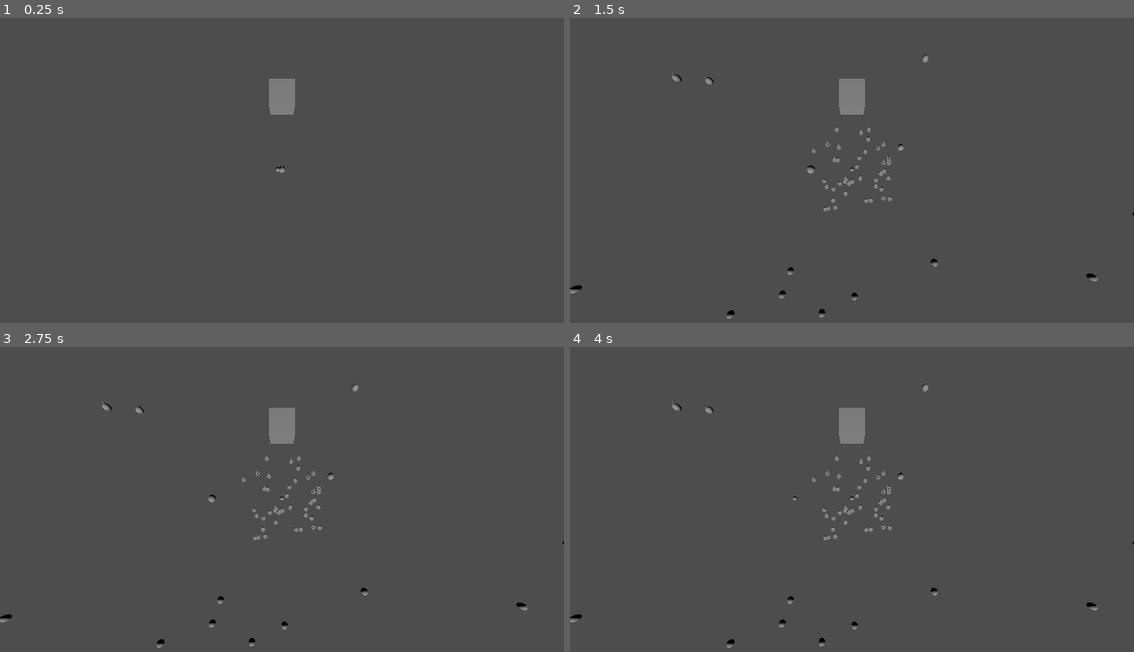
Above: before the commit, frames 1-4 (two rows, left to right).
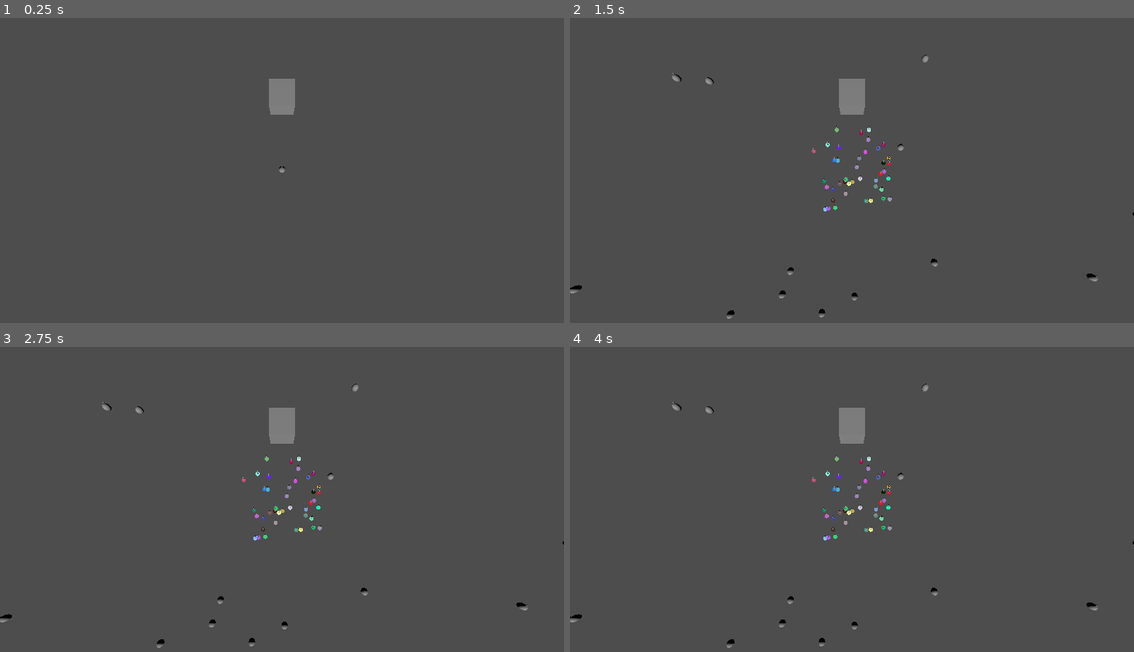
Above: after the commit, the same moments.

Repository: EloiStree/2025_11_01_gdp_artillery_net_bullets
Game: Godot game, scene res://scene/demo/demo_artillery_path.tscn
Same seed, same stepped clock (60 frames per second), same inputs: the game is played once before the commit and once after it. Before the commit the project starts from res://addons/2025_11_01_gdp_artillery_net_bullets/scene/demo/demo_artillery_path.tscn.
Inputs:
- Up to frame 1 (0.25 s): no input
- Up to frame 2 (1.5 s): tap Enter at 0.5 s
- Up to frame 3 (2.75 s): no input
- Up to frame 4 (4 s): tap Space at 2.75 s

The runs differ from the first frame. In frame 1, less than 0.1% of the frame differs, in the area x 48-50%, y 48-51%; in frame 2, 0.3%, in the area x 42-58%, y 36-64%; in frame 3, 0.3%; in frame 4, 0.3%.

Commit message:
Move the project at root for submodule

Diff:
--- a/icon.svg
+++ /dev/null
@@ -1 +0,0 @@
-<svg xmlns="http://www.w3.org/2000/svg" width="128" height="128"><rect width="124" height="124" x="2" y="2" fill="#363d52" stroke="#212532" stroke-width="4" rx="14"/><g fill="#fff" transform="translate(12.322 12.322)scale(.101)"><path d="M105 673v33q407 354 814 0v-33z"/><path fill="#478cbf" d="m105 673 152 14q12 1 15 14l4 67 132 10 8-61q2-11 15-15h162q13 4 15 15l8 61 132-10 4-67q3-13 15-14l152-14V427q30-39 56-81-35-59-83-108-43 20-82 47-40-37-88-64 7-51 8-102-59-28-123-42-26 43-46 89-49-7-98 0-20-46-46-89-64 14-123 42 1 51 8 102-48 27-88 64-39-27-82-47-48 49-83 108 26 42 56 81zm0 33v39c0 276 813 276 814 0v-39l-134 12-5 69q-2 10-14 13l-162 11q-12 0-16-11l-10-65H446l-10 65q-4 11-16 11l-162-11q-12-3-14-13l-5-69z"/><path d="M483 600c0 34 58 34 58 0v-86c0-34-58-34-58 0z"/><circle cx="725" cy="526" r="90"/><circle cx="299" cy="526" r="90"/></g><g fill="#414042" transform="translate(12.322 12.322)scale(.101)"><circle cx="307" cy="532" r="60"/><circle cx="717" cy="532" r="60"/></g></svg>
--- a/project.godot
+++ b/project.godot
@@ -12,8 +12,7 @@
 
 config/name="2025_11_01_gdp_artillery_net_bullets"
 run/main_scene="uid://bcoa400fwy8ny"
-config/features=PackedStringArray("4.4", "GL Compatibility")
-config/icon="res://icon.svg"
+config/features=PackedStringArray("4.5", "GL Compatibility")
 
 [rendering]
 
--- a/addons/2025_11_01_gdp_artillery_net_bullets/scene/demo/demo_artillery_path.tscn
+++ b/scene/demo/demo_artillery_path.tscn
@@ -1,9 +1,9 @@
 [gd_scene load_steps=7 format=3 uid="uid://bcoa400fwy8ny"]
 
-[ext_resource type="Script" uid="uid://qo2k88opd5xx" path="res://addons/2025_11_01_gdp_artillery_net_bullets/scripts/debug_bullet_position.gd.gd" id="2_bmmgp"]
-[ext_resource type="PackedScene" uid="uid://bnhmctaxyis83" path="res://addons/2025_11_01_gdp_artillery_net_bullets/scene/element/basic_turret.tscn" id="2_u4so0"]
-[ext_resource type="Script" uid="uid://dlnw5libbjrwt" path="res://addons/2025_11_01_gdp_artillery_net_bullets/scripts/node_basic_turret_from_keyboard.gd" id="3_u4so0"]
-[ext_resource type="Script" uid="uid://bk53sbllfu8gv" path="res://addons/2025_11_01_gdp_artillery_net_bullets/scripts/static/ballistic_bullet_singleton_event.gd" id="5_xk2vf"]
+[ext_resource type="Script" uid="uid://qo2k88opd5xx" path="res://scripts/debug_bullet_position.gd.gd" id="2_bmmgp"]
+[ext_resource type="PackedScene" uid="uid://bnhmctaxyis83" path="res://scene/element/basic_turret.tscn" id="2_u4so0"]
+[ext_resource type="Script" uid="uid://dlnw5libbjrwt" path="res://scripts/node_basic_turret_from_keyboard.gd" id="3_u4so0"]
+[ext_resource type="Script" uid="uid://bk53sbllfu8gv" path="res://scripts/static/ballistic_bullet_singleton_event.gd" id="5_xk2vf"]
 
 [sub_resource type="SphereMesh" id="SphereMesh_d454v"]
 
@@ -19,38 +19,9 @@
 [node name="DirectionalLight3D" type="DirectionalLight3D" parent="."]
 transform = Transform3D(1, 0, 0, 0, 0.724701, 0.689063, 0, -0.689063, 0.724701, 0, 1.00641, 0.416973)
 
-[node name="NodePath" type="Node3D" parent="."]
-
-[node name="MeshInstance3D" type="MeshInstance3D" parent="NodePath"]
-transform = Transform3D(0.1, 0, 0, 0, 0.1, 0, 0, 0, 0.1, 0, 0, 0)
-mesh = SubResource("SphereMesh_d454v")
-
-[node name="MeshInstance3D2" type="MeshInstance3D" parent="NodePath"]
-transform = Transform3D(0.1, 0, 0, 0, 0.1, 0, 0, 0, 0.1, 0, 0, 0)
-mesh = SubResource("SphereMesh_d454v")
-
-[node name="MeshInstance3D3" type="MeshInstance3D" parent="NodePath"]
-transform = Transform3D(0.1, 0, 0, 0, 0.1, 0, 0, 0, 0.1, 0, 0, 0)
-mesh = SubResource("SphereMesh_d454v")
-
-[node name="MeshInstance3D4" type="MeshInstance3D" parent="NodePath"]
-transform = Transform3D(0.1, 0, 0, 0, 0.1, 0, 0, 0, 0.1, 0, 0, 0)
-mesh = SubResource("SphereMesh_d454v")
-
-[node name="MeshInstance3D5" type="MeshInstance3D" parent="NodePath"]
-transform = Transform3D(0.1, 0, 0, 0, 0.1, 0, 0, 0, 0.1, 0, 0, 0)
-mesh = SubResource("SphereMesh_d454v")
-
-[node name="MeshInstance3D6" type="MeshInstance3D" parent="NodePath"]
-transform = Transform3D(0.1, 0, 0, 0, 0.1, 0, 0, 0, 0.1, 0, 0, 0)
-mesh = SubResource("SphereMesh_d454v")
-
-[node name="MeshInstance3D7" type="MeshInstance3D" parent="NodePath"]
-transform = Transform3D(0.1, 0, 0, 0, 0.1, 0, 0, 0, 0.1, 0, 0, 0)
-mesh = SubResource("SphereMesh_d454v")
-
-[node name="NodeBullet" type="Node3D" parent="." node_paths=PackedStringArray("bullet_debug_node", "muzzle_debug_node")]
+[node name="NodeBulletDebugPosition" type="Node3D" parent="." node_paths=PackedStringArray("bullet_debug_node", "muzzle_debug_node")]
 transform = Transform3D(1, 0, 0, 0, 1, 0, 0, 0, 1, -0.00340962, 0.00321364, 0.00547457)
+visible = false
 script = ExtResource("2_bmmgp")
 initial_velocity_meter_per_second = 20
 elevation_degree = 80.0
@@ -62,18 +33,18 @@
 debug_time = 5.0
 use_air_resistance = true
 
-[node name="Node3DBullets" type="Node3D" parent="NodeBullet"]
+[node name="Node3DBullets" type="Node3D" parent="NodeBulletDebugPosition"]
 transform = Transform3D(1, 0, 0, 0, 1, 0, 0, 0, 1, 0.00306861, 1.39563, -1.0691)
 
-[node name="MeshInstance3D" type="MeshInstance3D" parent="NodeBullet/Node3DBullets"]
+[node name="MeshInstance3D" type="MeshInstance3D" parent="NodeBulletDebugPosition/Node3DBullets"]
 transform = Transform3D(0.1, 0, 0, 0, 0.1, 0, 0, 0, 0.1, 0, 0, 0)
 mesh = SubResource("SphereMesh_d454v")
 skeleton = NodePath("../..")
 
-[node name="Node3DMuzzle" type="Node3D" parent="NodeBullet"]
+[node name="Node3DMuzzle" type="Node3D" parent="NodeBulletDebugPosition"]
 transform = Transform3D(1, 0, 0, 0, 1, 0, 0, 0, 1, 0.00306866, -0.00289228, -0.00492711)
 
-[node name="MeshInstance3D" type="MeshInstance3D" parent="NodeBullet/Node3DMuzzle"]
+[node name="MeshInstance3D" type="MeshInstance3D" parent="NodeBulletDebugPosition/Node3DMuzzle"]
 transform = Transform3D(0.1, 0, 0, 0, 0.1, 0, 0, 0, 0.1, 0, 0, 0)
 mesh = SubResource("SphereMesh_d454v")
 skeleton = NodePath("../..")
--- a/addons/2025_11_01_gdp_artillery_net_bullets/scene/element/basic_turret.tscn
+++ b/scene/element/basic_turret.tscn
@@ -1,11 +1,11 @@
 [gd_scene load_steps=8 format=3 uid="uid://bnhmctaxyis83"]
 
-[ext_resource type="Script" uid="uid://c0syqqw7p006s" path="res://addons/2025_11_01_gdp_artillery_net_bullets/scripts/node_basic_turret.gd" id="1_bwc7m"]
-[ext_resource type="Script" uid="uid://bkmhla4fl08q7" path="res://addons/2025_11_01_gdp_artillery_net_bullets/scripts/debug_line/debug_ballistic_line_3D.gd" id="3_bwc7m"]
-[ext_resource type="PackedScene" uid="uid://jd5at4agyn4q" path="res://addons/2025_11_01_gdp_artillery_net_bullets/scene/element/cannon_3d_greybox_view.tscn" id="3_c4gbo"]
-[ext_resource type="Script" uid="uid://cvtldp3c0xr8w" path="res://addons/2025_11_01_gdp_artillery_net_bullets/scripts/debug_line/bode_basic_turret_curve_evaluation.gd" id="4_kyclw"]
-[ext_resource type="Script" uid="uid://cckvayvklte5t" path="res://addons/2025_11_01_gdp_artillery_net_bullets/scripts/unstore/single_ballistic_bullet.gd" id="5_c4gbo"]
-[ext_resource type="Script" uid="uid://c26flx4gwf457" path="res://addons/2025_11_01_gdp_artillery_net_bullets/scripts/static/ballistic_bullet_singleton_pusher.gd" id="6_e887n"]
+[ext_resource type="Script" uid="uid://c0syqqw7p006s" path="res://scripts/node_basic_turret.gd" id="1_bwc7m"]
+[ext_resource type="Script" uid="uid://bkmhla4fl08q7" path="res://scripts/debug_line/debug_ballistic_line_3D.gd" id="3_bwc7m"]
+[ext_resource type="PackedScene" uid="uid://jd5at4agyn4q" path="res://scene/element/cannon_3d_greybox_view.tscn" id="3_c4gbo"]
+[ext_resource type="Script" uid="uid://cvtldp3c0xr8w" path="res://scripts/debug_line/bode_basic_turret_curve_evaluation.gd" id="4_kyclw"]
+[ext_resource type="Script" uid="uid://cckvayvklte5t" path="res://scripts/unstore/single_ballistic_bullet.gd" id="5_c4gbo"]
+[ext_resource type="Script" uid="uid://c26flx4gwf457" path="res://scripts/static/ballistic_bullet_singleton_pusher.gd" id="6_e887n"]
 
 [sub_resource type="SphereMesh" id="SphereMesh_c4gbo"]
 
@@ -51,6 +51,8 @@
 [node name="PushBulletNotification" type="Node" parent="."]
 script = ExtResource("6_e887n")
 
+[node name="SetGlobalColor" type="Node" parent="."]
+
 [connection signal="on_fire_bullet_requested" from="." to="SingleBallisticBullet" method="fire_bullet_basic_anonymous"]
 [connection signal="on_turret_position_changed" from="." to="CannonView3D" method="set_cannon_position"]
 [connection signal="on_turret_rotation_changed" from="." to="CannonView3D" method="set_cannon_rotation"]
--- a/addons/2025_11_01_gdp_artillery_net_bullets/scene/element/cannon_3d_greybox_view.tscn
+++ b/scene/element/cannon_3d_greybox_view.tscn
@@ -1,6 +1,7 @@
-[gd_scene load_steps=6 format=3 uid="uid://jd5at4agyn4q"]
+[gd_scene load_steps=7 format=3 uid="uid://jd5at4agyn4q"]
 
-[ext_resource type="Script" uid="uid://d3if082glgs76" path="res://addons/2025_11_01_gdp_artillery_net_bullets/scripts/debug_cannon_3d_view.gd" id="1_336hf"]
+[ext_resource type="Script" uid="uid://d3if082glgs76" path="res://scripts/debug_cannon_3d_view.gd" id="1_336hf"]
+[ext_resource type="Script" uid="uid://dc4uedumi5nxj" path="res://scripts/unstore/set_mesh_instance_3d_color.gd" id="2_hrymv"]
 
 [sub_resource type="CylinderMesh" id="CylinderMesh_336hf"]
 
@@ -46,3 +47,7 @@
 [node name="Meter1X1" type="MeshInstance3D" parent="."]
 visible = false
 mesh = SubResource("BoxMesh_336hf")
+
+[node name="SetGlobalColor" type="Node" parent="." node_paths=PackedStringArray("mesh_instance_to_affect")]
+script = ExtResource("2_hrymv")
+mesh_instance_to_affect = [NodePath("../CannonBase")]
--- a/addons/2025_11_01_gdp_artillery_net_bullets/scripts/debug_cannon_3d_view.gd
+++ b/scripts/debug_cannon_3d_view.gd
@@ -13,6 +13,10 @@
 @export var node_muzzle_to_move_3d: Node3D
 @export var node_cannon_scaled_tube_middle_3d: Node3D
 
+signal on_set_global_color(given_color:Color)
+
+func set_global_color(given_color:Color):
+	on_set_global_color.emit(given_color)
 
 
 func _process(delta: float) -> void:
--- /dev/null
+++ b/scripts/unstore/set_mesh_instance_3d_color.gd
@@ -0,0 +1,65 @@
+class_name SetMeshInstance3DColor
+extends Node
+
+@export var materials_to_affect: Array[Material] = []
+@export var mesh_instance_to_affect: Array[MeshInstance3D] = []
+
+@export var color_to_set := Color.RED
+@export var use_random_color_at_ready: bool = true
+
+
+func set_color(given_color: Color) -> void:
+	# Directly assigned materials
+	for mat in materials_to_affect:
+		if mat is StandardMaterial3D:
+			mat.albedo_color = given_color
+		elif mat is ShaderMaterial:
+			mat.set_shader_parameter("albedo_color", given_color)
+
+	# MeshInstance3D materials
+	for mi in mesh_instance_to_affect:
+		if not mi or not mi.mesh:
+			continue
+
+		var surface_count := mi.mesh.get_surface_count()
+
+		for surface_index in range(surface_count):
+
+			var mat := mi.get_active_material(surface_index)
+
+			# ----------------------------------------------------
+			# CREATE UNLIT MATERIAL IF NONE EXISTS
+			# ----------------------------------------------------
+			if mat == null:
+				mat = StandardMaterial3D.new()
+				mat.shading_mode = BaseMaterial3D.SHADING_MODE_UNSHADED
+				mat.albedo_color = given_color
+				mi.set_surface_override_material(surface_index, mat)
+				continue
+
+			# ----------------------------------------------------
+			# DUPLICATE MATERIAL (avoid shared materials)
+			# ----------------------------------------------------
+			mat = mat.duplicate()
+			mi.set_surface_override_material(surface_index, mat)
+
+			# ----------------------------------------------------
+			# APPLY COLOR
+			# ----------------------------------------------------
+			if mat is StandardMaterial3D:
+				mat.shading_mode = BaseMaterial3D.SHADING_MODE_UNSHADED
+				mat.albedo_color = given_color
+
+			elif mat is ShaderMaterial:
+				mat.set_shader_parameter("albedo_color", given_color)
+
+
+
+func _ready() -> void:
+	await get_tree().process_frame
+	randomize()
+
+	if use_random_color_at_ready:
+		color_to_set = Color(randf(), randf(), randf(), 1.0)
+
+	set_color(color_to_set)
Not shown, removed: icon.svg.import
Renamed: addons/2025_11_01_gdp_artillery_net_bullets/scripts/ballistic_bullet_utility.gd -> scripts/ballistic_bullet_utility.gd
Renamed: addons/2025_11_01_gdp_artillery_net_bullets/scripts/ballistic_bullet_utility.gd.uid -> scripts/ballistic_bullet_utility.gd.uid
Renamed: addons/2025_11_01_gdp_artillery_net_bullets/scripts/ballistic_structs.gd -> scripts/ballistic_structs.gd
Renamed: addons/2025_11_01_gdp_artillery_net_bullets/scripts/ballistic_structs.gd.uid -> scripts/ballistic_structs.gd.uid
Renamed: addons/2025_11_01_gdp_artillery_net_bullets/scripts/bullets_pool_manager.gd.uid -> scripts/bullets_pool_manager.gd.uid
Renamed: addons/2025_11_01_gdp_artillery_net_bullets/scripts/bullets_pool_manager_node_view.gd.uid -> scripts/bullets_pool_manager_node_view.gd.uid
Renamed: addons/2025_11_01_gdp_artillery_net_bullets/scripts/cannon_3d.gd.uid -> scripts/cannon_3d.gd.uid
Renamed: addons/2025_11_01_gdp_artillery_net_bullets/scripts/debug_bullet_position.gd.gd -> scripts/debug_bullet_position.gd.gd
Renamed: addons/2025_11_01_gdp_artillery_net_bullets/scripts/debug_bullet_position.gd.gd.uid -> scripts/debug_bullet_position.gd.gd.uid
Renamed: addons/2025_11_01_gdp_artillery_net_bullets/scripts/debug_cannon_3d_view.gd.uid -> scripts/debug_cannon_3d_view.gd.uid
Renamed: addons/2025_11_01_gdp_artillery_net_bullets/scripts/debug_line/bode_basic_turret_curve_evaluation.gd -> scripts/debug_line/bode_basic_turret_curve_evaluation.gd
(and 25 more such lines)
